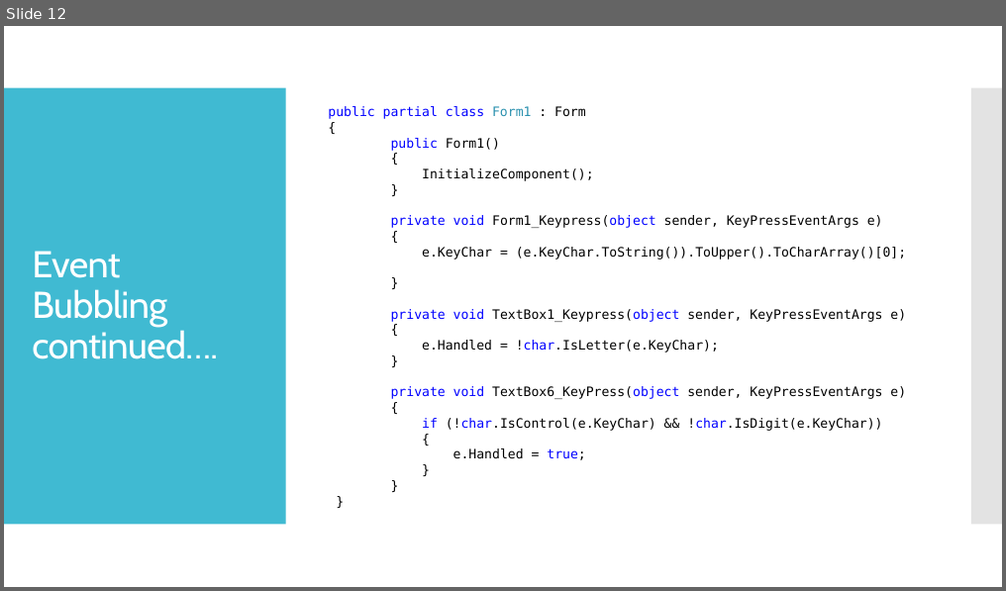
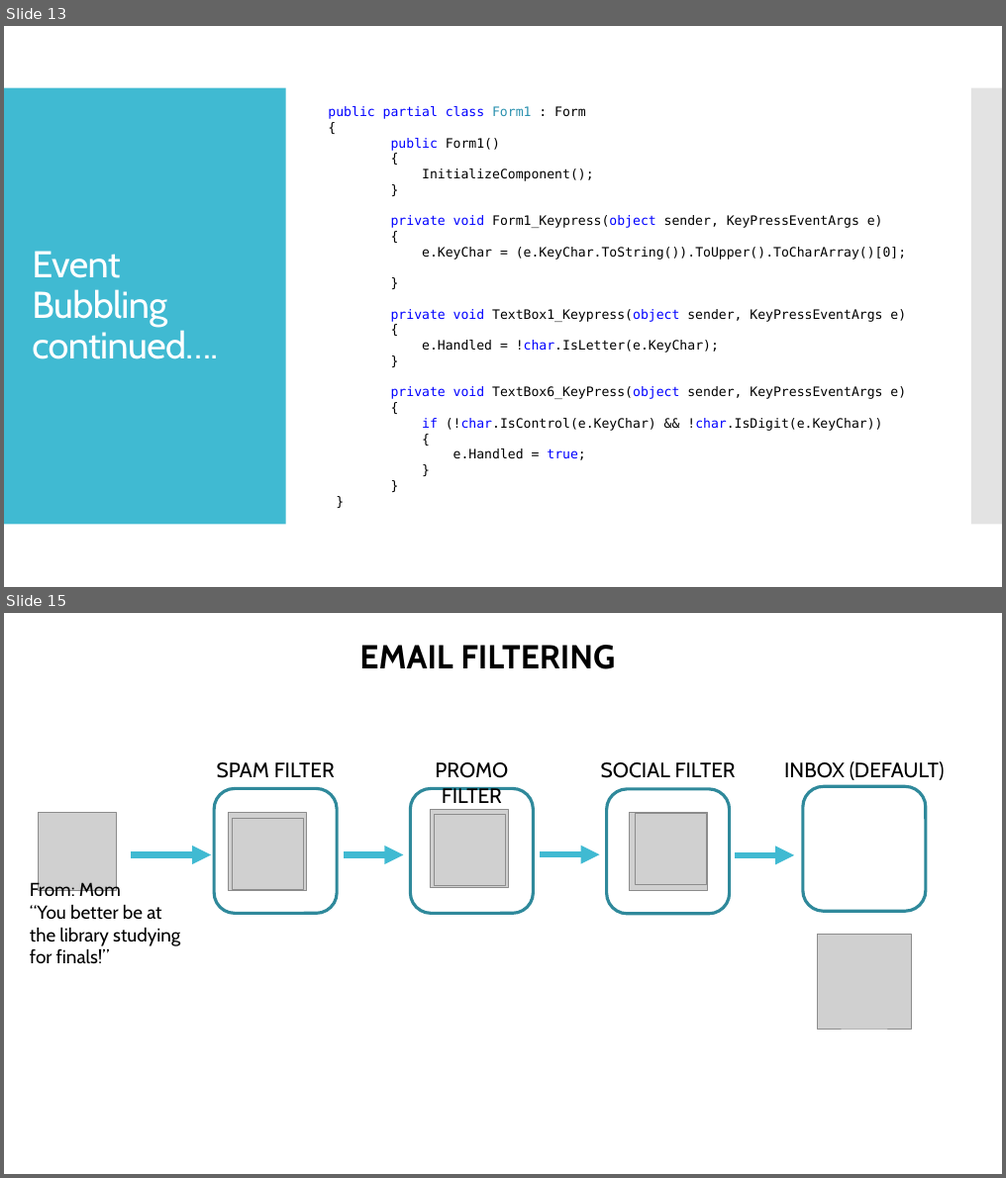
Before and after one commit to OOD-Team2/ChainOfResponsibility-Presentation, a slide deck: ChainOfResponsibility.pptx. Shown one above the other, each under a label of ours: slide 12 before the commit, slides 13 and 15 after it; the slides between them are not shown. The pictures are 1006x591 and 1006x1178 pixels, drawn with LibreOffice and Linux fonts; fonts in the diff are those of the drawing; grey boxes stand for pictures. Boxes give left, top, right and bottom in pixels: in the first picture for what was removed or moved away, otherwise in the second. Text is boxed around its words. In the diff, an @@ line names an element or a change of style, - is before the commit and + after.

Commit message:
Email Filter Slides added

```diff
--- a/ChainOfResponsibility.pptx
+++ b/ChainOfResponsibility.pptx
@@ slide 15 added at bbox=[4, 613, 1002, 1174], background #FFFFFF @@
@@ text added at bbox=[359, 645, 615, 669], 32 pt, text #000000, bold @@
+EMAIL FILTERING
@@ rounded rectangle added at bbox=[214, 789, 338, 914], outline #2F8A9B 3 pt @@
@@ text added at bbox=[217, 762, 335, 778], 20 pt, text #000000 @@
+SPAM FILTER
@@ rounded rectangle added at bbox=[411, 789, 534, 914], outline #2F8A9B 3 pt @@
@@ text added at bbox=[435, 762, 508, 803], 20 pt, text #000000 @@
+PROMO FILTER
@@ text added at bbox=[601, 762, 736, 778], 20 pt, text #000000 @@
+SOCIAL FILTER
@@ rounded rectangle added at bbox=[607, 789, 730, 914], outline #2F8A9B 3 pt @@
@@ text added at bbox=[784, 761, 944, 780], 20 pt, text #000000 @@
+INBOX (DEFAULT)
@@ rounded rectangle added at bbox=[803, 786, 926, 912], outline #2F8A9B 3 pt @@
@@ picture added at bbox=[39, 813, 117, 891] @@
@@ picture added at bbox=[229, 813, 307, 891] @@
@@ picture added at bbox=[233, 818, 303, 889] @@
@@ picture added at bbox=[430, 810, 509, 888] @@
@@ picture added at bbox=[435, 814, 506, 885] @@
@@ picture added at bbox=[629, 813, 708, 891] @@
@@ picture added at bbox=[635, 813, 706, 884] @@
@@ arrow added from (131, 855) to (211, 855), #40BAD2 6 pt @@
@@ arrow added from (344, 855) to (404, 855), #40BAD2 6 pt @@
@@ arrow added from (540, 855) to (600, 855), #40BAD2 6 pt @@
@@ arrow added from (735, 856) to (795, 856), #40BAD2 6 pt @@
@@ text added at bbox=[30, 880, 180, 963], 18 pt, text #000000 @@
+From: Mom
+“You better be at the library studying for finals!”
@@ picture added at bbox=[817, 934, 912, 1029] @@
@@ what was slide 12 is now slide 13 @@
```
Also in this commit, not shown: 2 slides changed, 5 other slides added, 1 slide removed.
